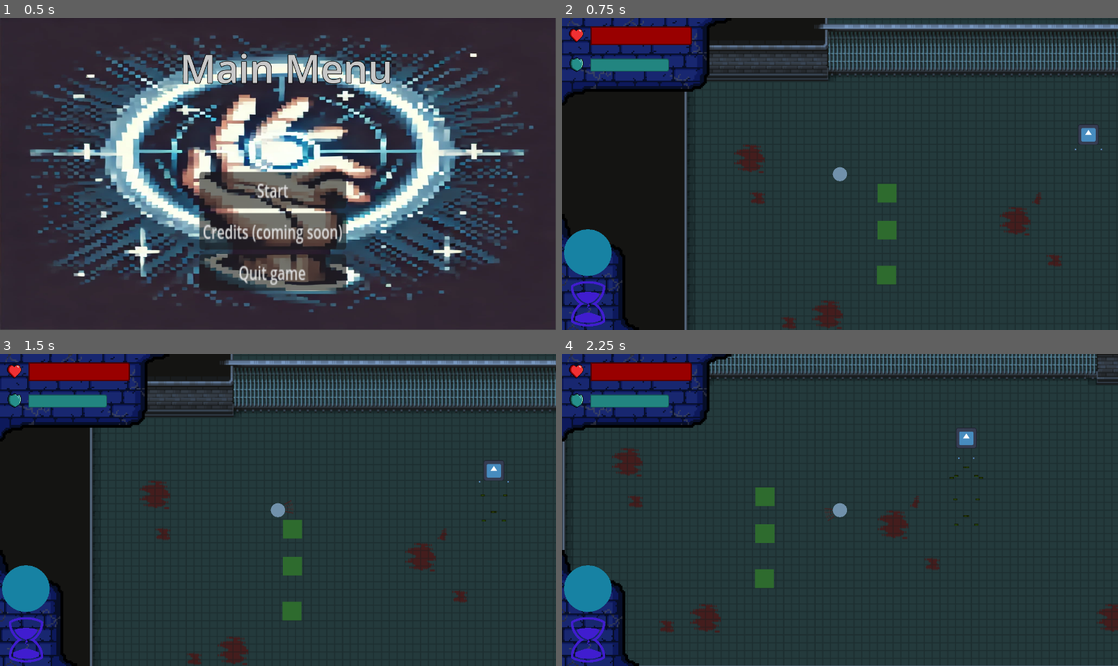
Above: before the commit, frames 1-4 (two rows, left to right).
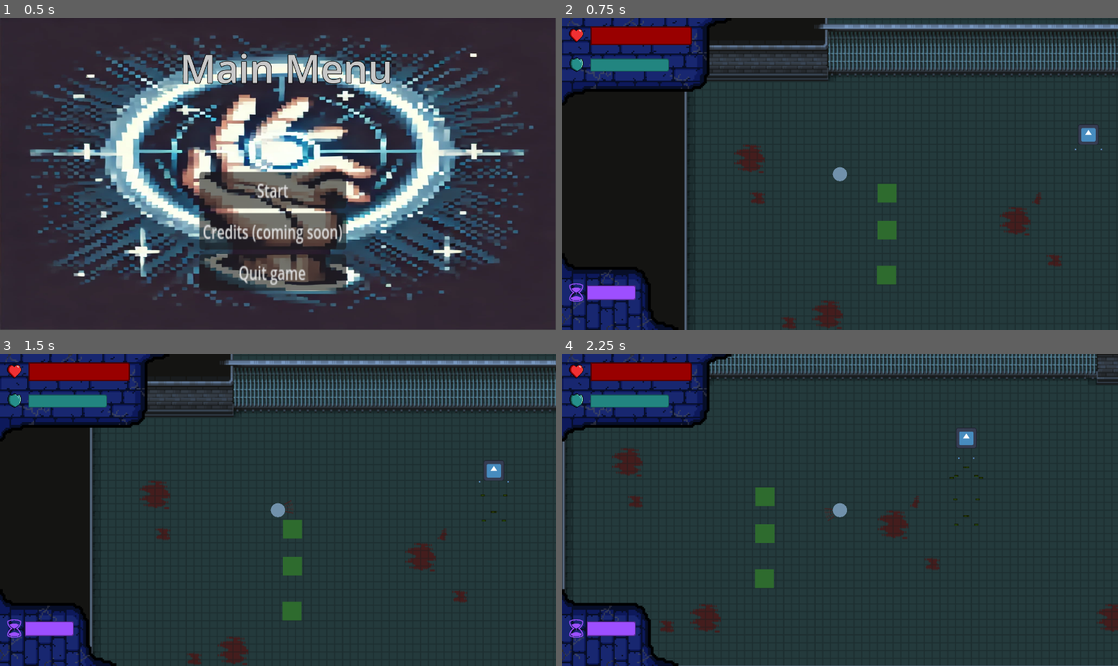
Above: after the commit, the same moments.

Repository: TheMilanMiracle/pyramid-scam-games-game
Game: Godot game, scene res://scenes/UI/main_menu.tscn
The game is run twice, just before and just after one commit, with the same random seed, the same clock (stepped at 60 frames per second) and the same inputs. The engine's default icon, where the game draws it, is replaced by a stand-in: a white triangle on a blue panel in a dark square.
Inputs (mouse positions are in pixels of both pictures, inside the frame that each line leads up to):
- Up to frame 1 (0.5 s): no input
- Up to frame 2 (0.75 s): click "Start" at 0.5 s
- Up to frame 3 (1.5 s): tap Enter at 1.25 s; move the mouse to (528, 469) at 1.27 s; hold D (right) from 1.28 s (still down); hold F (force) from 1.28 s (still down); click (528, 469) at 1.42 s
- Up to frame 4 (2.25 s): move the mouse to (767, 528) at 2.02 s; release D (right) at 2.03 s; release F (force) at 2.03 s; hold S (down) from 2.03 s (still down); click (767, 528) at 2.1 s

Frame 1 is identical in both runs. In frame 2, 3.2% of the frame differs, in the area x 0-18%, y 67-100%; in frame 3, 3.3%; in frame 4, 3.7%, in the area x 0-21%, y 62-100%.

Commit message:
remade slow_area cooldown indicator on hud

Diff:
--- a/juego-single/scenes/player/player.tscn
+++ b/juego-single/scenes/player/player.tscn
@@ -12,7 +12,6 @@
 [ext_resource type="Texture2D" uid="uid://rqt0daxxjo83" path="res://assets/tmm/shield-64x64.png" id="9_rsaqb"]
 [ext_resource type="PackedScene" uid="uid://bn01xrmve8asx" path="res://scenes/UI/pause_menu.tscn" id="10_hsun1"]
 [ext_resource type="Texture2D" uid="uid://dfb8g1hgqmkpx" path="res://assets/cd_icon.png" id="12_1a3og"]
-[ext_resource type="PackedScene" uid="uid://ctph8joortxmw" path="res://scenes/player/slow_area.tscn" id="13_sucj5"]
 
 [sub_resource type="CircleShape2D" id="CircleShape2D_4i42i"]
 radius = 44.0
@@ -126,6 +125,26 @@
 corner_radius_top_right = 5
 corner_radius_bottom_right = 5
 
+[sub_resource type="StyleBoxFlat" id="StyleBoxFlat_0ulmc"]
+bg_color = Color(0.08, 0.0104, 0.08, 1)
+border_width_left = 2
+border_width_top = 2
+border_width_right = 2
+border_width_bottom = 2
+border_color = Color(0.352941, 0.176471, 0.568627, 1)
+corner_radius_top_right = 3
+corner_radius_bottom_right = 3
+
+[sub_resource type="StyleBoxFlat" id="StyleBoxFlat_1lq0n"]
+bg_color = Color(0.615686, 0.309804, 1, 1)
+border_width_left = 2
+border_width_top = 2
+border_width_right = 2
+border_width_bottom = 2
+border_color = Color(0.353685, 0.1767, 0.57, 1)
+corner_radius_top_right = 5
+corner_radius_bottom_right = 5
+
 [node name="Player" type="CharacterBody2D"]
 script = ExtResource("1_mos1g")
 
@@ -198,12 +217,14 @@
 anchors_preset = 2
 anchor_top = 1.0
 anchor_bottom = 1.0
-offset_top = -286.0
 offset_right = 306.0
+offset_bottom = 286.0
 grow_vertical = 0
+rotation = -1.5708
 texture = ExtResource("7_736c4")
 expand_mode = 1
 stretch_mode = 4
+flip_v = true
 
 [node name="HearthIcon" type="TextureRect" parent="UI"]
 offset_left = 12.0
@@ -256,28 +277,34 @@
 value = 50.0
 show_percentage = false
 
-[node name="death_menu" parent="UI" instance=ExtResource("6_6f0eq")]
-visible = false
-
-[node name="pause_menu" parent="UI" instance=ExtResource("10_hsun1")]
-
-[node name="CooldownProgress" type="TextureProgressBar" parent="UI"]
+[node name="CooldownIcon" type="TextureRect" parent="UI"]
+modulate = Color(0.615686, 0.309804, 1, 1)
+offset_left = 9.0
+offset_top = 650.0
+offset_right = 70.0
+offset_bottom = 702.0
+texture = ExtResource("12_1a3og")
+expand_mode = 1
+stretch_mode = 4
+
+[node name="CooldownProgress" type="ProgressBar" parent="UI"]
 unique_name_in_owner = true
 anchors_preset = 2
 anchor_top = 1.0
 anchor_bottom = 1.0
-offset_top = -128.0
-offset_right = 128.0
+offset_left = 61.0
+offset_top = -110.0
+offset_right = 181.0
+offset_bottom = -74.0
 grow_vertical = 0
-value = 100.0
-fill_mode = 5
-texture_under = ExtResource("12_1a3og")
-texture_progress = ExtResource("12_1a3og")
-tint_under = Color(0.401538, 0.403403, 0.60788, 1)
-tint_progress = Color(0.25272, 0.1134, 0.81, 1)
+theme_override_styles/background = SubResource("StyleBoxFlat_0ulmc")
+theme_override_styles/fill = SubResource("StyleBoxFlat_1lq0n")
+value = 50.0
+show_percentage = false
 
 [node name="AreaProgress" type="TextureProgressBar" parent="UI"]
 unique_name_in_owner = true
+visible = false
 anchors_preset = 2
 anchor_top = 1.0
 anchor_bottom = 1.0
@@ -292,9 +319,7 @@
 tint_under = Color(0.4224, 0.589227, 0.64, 1)
 tint_progress = Color(0.0896, 0.511573, 0.64, 1)
 
-[node name="SlowArea" parent="." instance=ExtResource("13_sucj5")]
-
-[node name="UI" parent="SlowArea" index="6"]
+[node name="death_menu" parent="UI" instance=ExtResource("6_6f0eq")]
 visible = false
 
-[editable path="SlowArea"]
+[node name="pause_menu" parent="UI" instance=ExtResource("10_hsun1")]
--- a/juego-single/scenes/player/slow_area.tscn
+++ b/juego-single/scenes/player/slow_area.tscn
@@ -1,8 +1,7 @@
-[gd_scene load_steps=5 format=3 uid="uid://ctph8joortxmw"]
+[gd_scene load_steps=4 format=3 uid="uid://ctph8joortxmw"]
 
 [ext_resource type="Script" path="res://scripts/player/slow_area.gd" id="1_drs0c"]
 [ext_resource type="Texture2D" uid="uid://bgjovafntp5uc" path="res://assets/circle.png" id="2_36yh5"]
-[ext_resource type="Texture2D" uid="uid://dfb8g1hgqmkpx" path="res://assets/cd_icon.png" id="3_a1itt"]
 
 [sub_resource type="CircleShape2D" id="CircleShape2D_epgcd"]
 radius = 200.0
@@ -53,36 +52,3 @@
 process_callback = 0
 wait_time = 4.0
 one_shot = true
-
-[node name="UI" type="CanvasLayer" parent="."]
-
-[node name="CooldownProgress" type="TextureProgressBar" parent="UI"]
-unique_name_in_owner = true
-anchors_preset = 2
-anchor_top = 1.0
-anchor_bottom = 1.0
-offset_top = -128.0
-offset_right = 128.0
-grow_vertical = 0
-value = 100.0
-fill_mode = 5
-texture_under = ExtResource("3_a1itt")
-texture_progress = ExtResource("3_a1itt")
-tint_under = Color(0.401538, 0.403403, 0.60788, 1)
-tint_progress = Color(0.25272, 0.1134, 0.81, 1)
-
-[node name="AreaProgress" type="TextureProgressBar" parent="UI"]
-unique_name_in_owner = true
-anchors_preset = 2
-anchor_top = 1.0
-anchor_bottom = 1.0
-offset_top = -256.0
-offset_right = 128.0
-offset_bottom = -128.0
-grow_vertical = 0
-value = 100.0
-fill_mode = 5
-texture_under = ExtResource("2_36yh5")
-texture_progress = ExtResource("2_36yh5")
-tint_under = Color(0.4224, 0.589227, 0.64, 1)
-tint_progress = Color(0.0896, 0.511573, 0.64, 1)
--- a/juego-single/scenes/world.tscn
+++ b/juego-single/scenes/world.tscn
@@ -56,4 +56,5 @@
 
 [node name="SlowArea" parent="." instance=ExtResource("4_tpcng")]
 
-[node name="Player" parent="." instance=ExtResource("3_lq7cv")]
+[node name="Player" parent="." node_paths=PackedStringArray("slow_area") instance=ExtResource("3_lq7cv")]
+slow_area = NodePath("../SlowArea")
--- a/juego-single/scripts/player/player.gd
+++ b/juego-single/scripts/player/player.gd
@@ -14,6 +14,7 @@
 @onready var death_menu: Control = $UI/death_menu
 @onready var shield_cd_bar: ProgressBar = $UI/ShieldCDBar
 @onready var shield_bar: ProgressBar = $UI/ShieldBar
+@onready var cooldown_progress: ProgressBar = %CooldownProgress
 
 const SPEED = 1000.0
 @export var HEALTH: int = 10
@@ -22,6 +23,9 @@
 
 var defaultColor: Color = Color(0.17, 0.63, 1., 1.)
 var damageColor: Color = Color(0.8, 0.2, 0.4, 1.)
+
+@export var slow_area: Area2D
+var slow_area_cooldown_timer: Timer
 
 func _ready() -> void:
 	attack_sprite.visible = false
@@ -37,11 +41,18 @@
 	shield_bar.max_value = SHIELD
 	shield_bar.value = SHIELD
 
+	slow_area_cooldown_timer = slow_area.cooldown_timer
+	cooldown_progress.value = 100
+
 
 func _physics_process(delta) -> void:
 	#HUD
 	if damaged_timer.time_left:
 		shield_cd_bar.value = (damaged_timer.wait_time - damaged_timer.time_left) / damaged_timer.wait_time * 100
+
+	if slow_area_cooldown_timer.time_left:
+		cooldown_progress.value = (slow_area_cooldown_timer.wait_time - slow_area_cooldown_timer.time_left)\
+								/ slow_area_cooldown_timer.wait_time * 100
 
 	#MOVEMENT
 	var Xdirection = Input.get_axis("left", "right")
--- a/juego-single/scripts/player/slow_area.gd
+++ b/juego-single/scripts/player/slow_area.gd
@@ -1,12 +1,11 @@
 extends Area2D
+class_name SlowArea
 
 @onready var slow_area_sprite: Sprite2D = $SlowAreaSprite
 @onready var slow_area_shape: CollisionShape2D = $SlowAreaShape
 
 @onready var cooldown_timer: Timer = %CooldownTimer
 @onready var action_timer: Timer = %ActionTimer
-@onready var cooldown_progress: TextureProgressBar = %CooldownProgress
-@onready var area_progress: TextureProgressBar = %AreaProgress
 
 @onready var blue_particles: CPUParticles2D = $BlueParticles
 @onready var cyan_particles: CPUParticles2D = $CyanParticles
@@ -24,11 +23,7 @@
 
 
 func _process(delta: float) -> void:
-	if cooldown_timer.time_left > 0:
-		cooldown_progress.value =  (cooldown_timer.wait_time - cooldown_timer.time_left) / cooldown_timer.wait_time * 100
-
-	if action_timer.time_left > 0:
-		area_progress.value = (action_timer.wait_time - action_timer.time_left) / action_timer.wait_time * 100
+	pass
 
 
 func _input(event: InputEvent) -> void:
@@ -45,7 +40,6 @@
 					cyan_particles.emitting = true
 
 					cooldown_timer.start()
-					cooldown_progress.value = 0
 
 
 func _on_action_timer_timeout() -> void:
Not shown: 1 places in juego-single/scenes/player/player.tscn that only renumber resources
